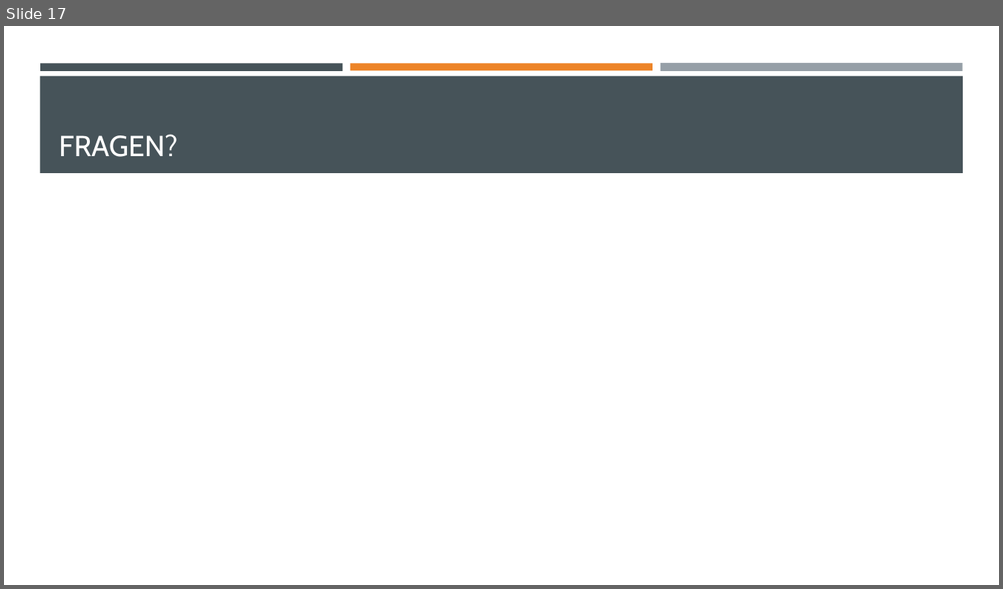
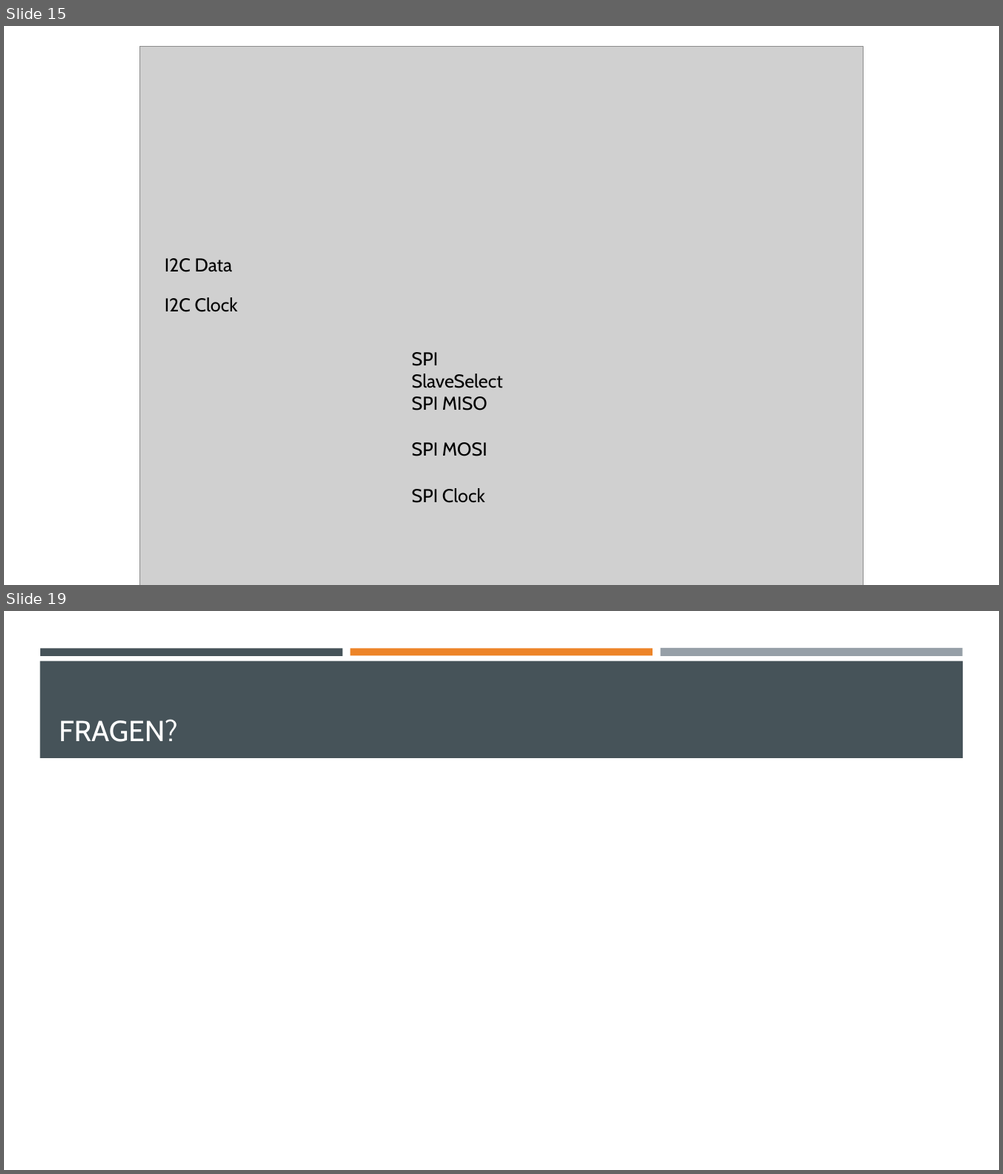
Before and after one commit to StefanieSchmidiger/BDA, a slide deck: Dokumentation/Zwischenpräsentation.pptx. Shown one above the other, each under a label of ours: slide 17 before the commit, slides 15 and 19 after it; the slides between them are not shown. The pictures are 1003x589 and 1003x1174 pixels, drawn with LibreOffice and Linux fonts; fonts in the diff are those of the drawing; grey boxes stand for pictures. Boxes give left, top, right and bottom in pixels: in the first picture for what was removed or moved away, otherwise in the second. Text is boxed around its words. In the diff, an @@ line names an element or a change of style, - is before the commit and + after.

```diff
--- a/Dokumentation/Zwischenpräsentation.pptx
+++ b/Dokumentation/Zwischenpräsentation.pptx
@@ slide 15 added at (4,26,999,585), background #FFFFFF @@
@@ rectangle added at (31,46,972,190), fill #FFFFFF @@
@@ picture added at (140,46,862,585) @@
@@ text added at (165,258,233,272), 18 pt, text #000000 @@
+I2C Data
@@ text added at (165,298,238,312), 18 pt, text #000000 @@
+I2C Clock
@@ text added at (412,352,503,389), 18 pt, text #000000 @@
+SPI SlaveSelect
@@ text added at (412,397,487,411), 18 pt, text #000000 @@
+SPI MISO
@@ text added at (412,443,487,457), 18 pt, text #000000 @@
+SPI MOSI
@@ text added at (412,488,485,503), 18 pt, text #000000 @@
+SPI Clock
@@ what was slide 17 is now slide 19 @@
```
Also in this commit, not shown: 9 slides changed, 3 other slides added, 2 slides removed, 12 other files.
